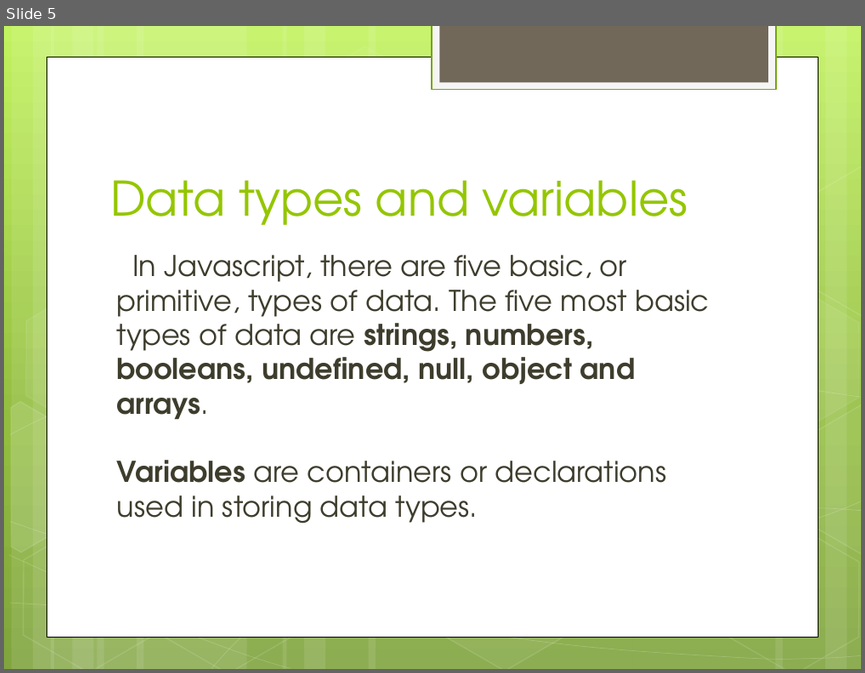
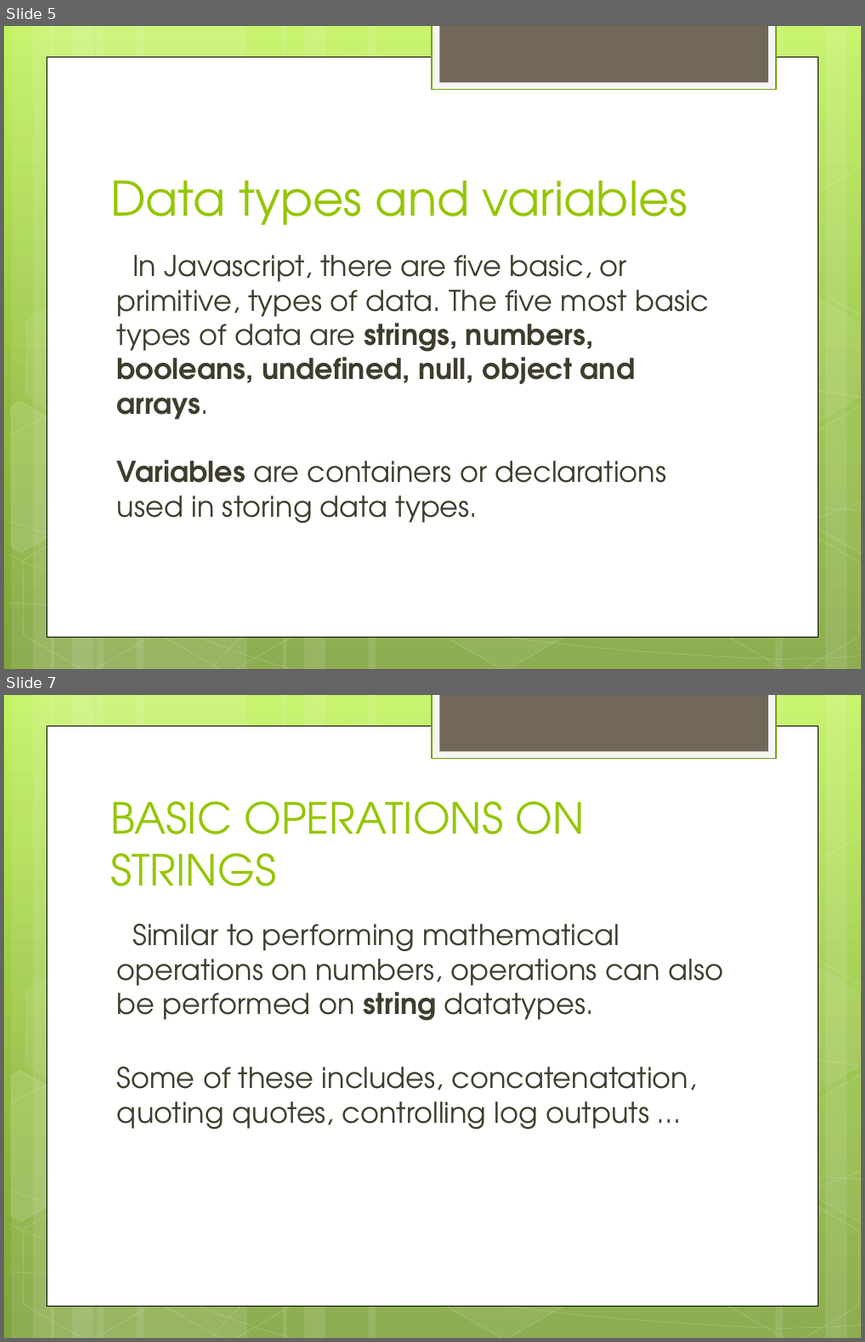
Before and after one commit to Dev-Integral/wdc-js-tutorial, a slide deck: outline_and_powerpoint/Ayoola_js_tutorial.pptx. Shown one above the other, each under a label of ours: slide 5 before the commit, slides 5 and 7 after it; the slides between them are not shown. The pictures are 865x673 and 865x1342 pixels, drawn with LibreOffice and Linux fonts; fonts in the diff are those of the drawing. Boxes give left, top, right and bottom in pixels: in the first picture for what was removed or moved away, otherwise in the second. Text is boxed around its words. In the diff, an @@ line names an element or a change of style, - is before the commit and + after.

```diff
--- a/outline_and_powerpoint/Ayoola_js_tutorial.pptx
+++ b/outline_and_powerpoint/Ayoola_js_tutorial.pptx
@@ slide 7 added at bbox=[4, 695, 861, 1338], background gradient #C3F35F to #93BF3F to #81A53E; not listed: 31 template elements that a slide beside it also shows @@
@@ title added at bbox=[110, 801, 584, 886], 36 pt, text #94C600 @@
+BASIC OPERATIONS ON STRINGS
@@ text added at bbox=[117, 923, 724, 1129], 24 pt, text #3E3D2D @@
+Similar to performing mathematical operations on numbers, operations can also be performed on string datatypes.
+Some of these includes, concatenatation, quoting quotes, controlling log outputs …
```
Also in this commit, not shown: 1 other slide added, 2 other files.
